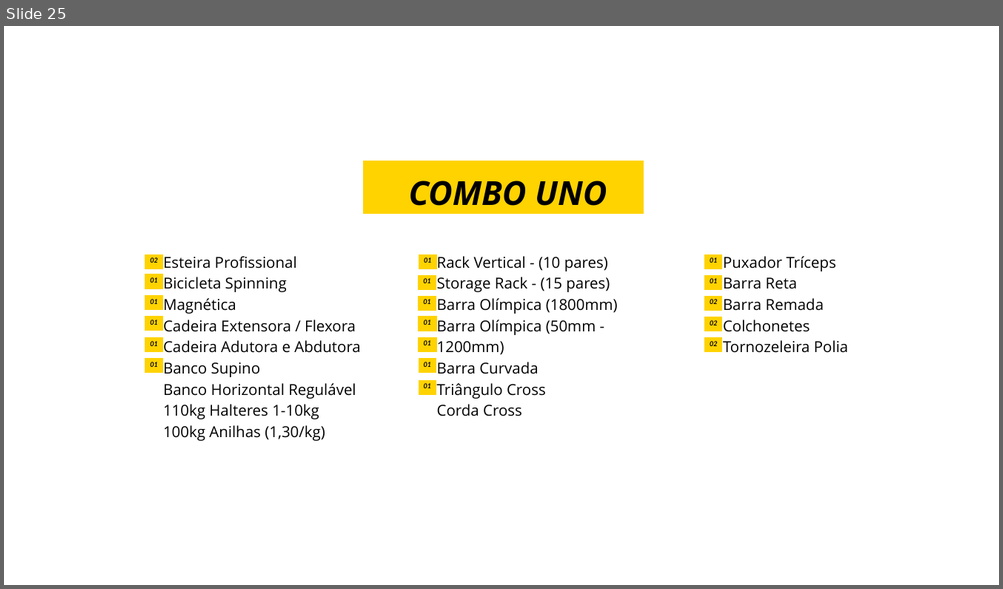
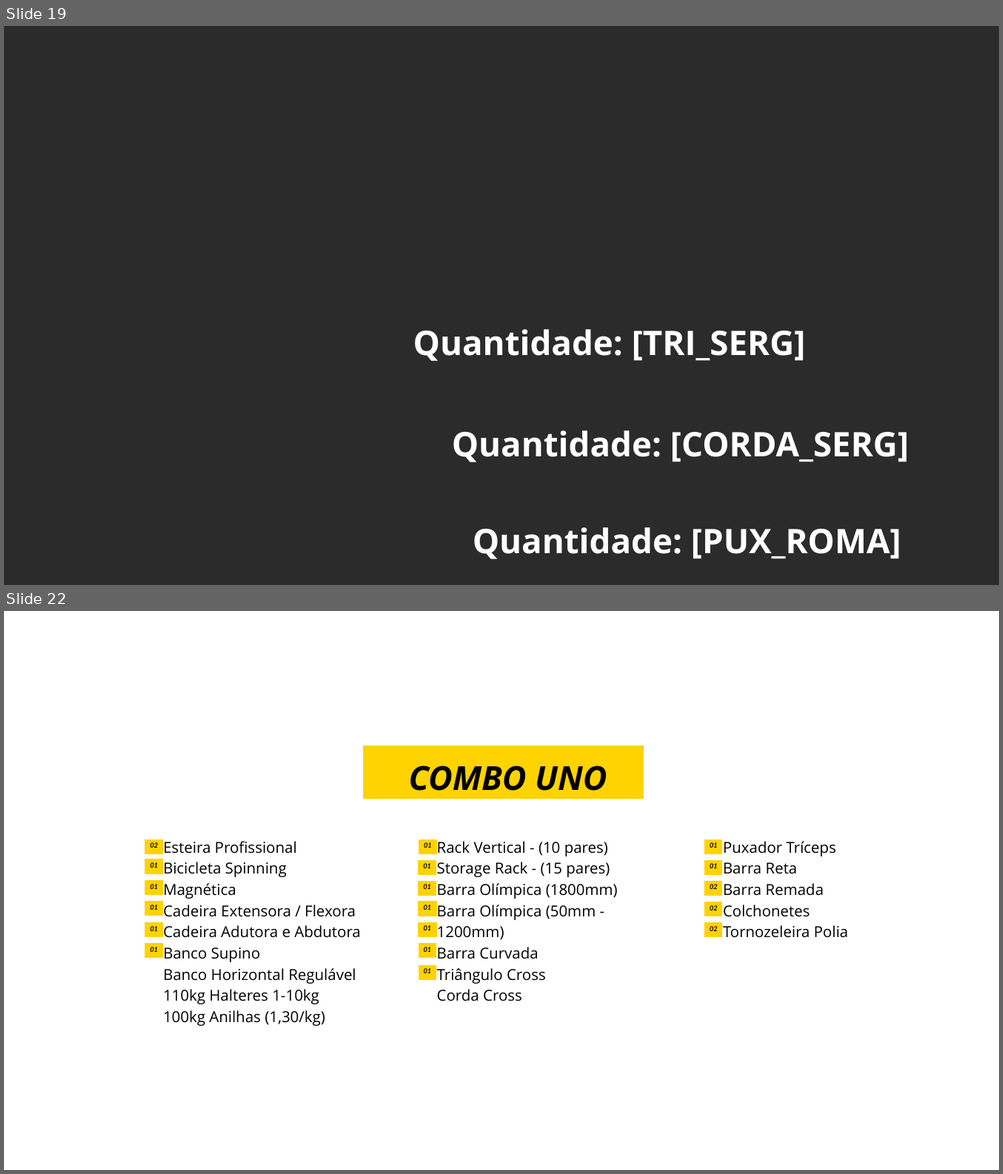
Before and after one commit to agencialumno/Site_duofitness, a slide deck: simulador_duofitness/templates/uno.pptx. Shown one above the other, each under a label of ours: slide 25 before the commit, slides 19 and 22 after it; the slides between them are not shown. The pictures are 1003x589 and 1003x1174 pixels, drawn with LibreOffice and Linux fonts; fonts in the diff are those of the drawing; background and template pictures are left out; a plain dark background stands for a picture behind light text. Boxes give left, top, right and bottom in pixels: in the first picture for what was removed or moved away, otherwise in the second. Text is boxed around its words. In the diff, an @@ line names an element or a change of style, - is before the commit and + after.

Commit message:
placeholders de equipamentos, promoção e recálculo dinâmico de parcela por edição de quantidade

```diff
--- a/simulador_duofitness/templates/uno.pptx
+++ b/simulador_duofitness/templates/uno.pptx
@@ slide 19 added at (4,26,999,585), background picture (left out) @@
@@ text added at (413,329,805,361), 49 pt, text #FFFFFF, bold @@
+Quantidade: [TRI_SERG]
@@ text added at (452,431,908,463), 49 pt, text #FFFFFF, bold @@
+Quantidade: [CORDA_SERG]
@@ text added at (472,528,901,560), 49 pt, text #FFFFFF, bold @@
+Quantidade: [PUX_ROMA]
@@ what was slide 25 is now slide 22 @@
```
Also in this commit, not shown: 9 other slides added, 13 slides removed, 5 other files.
